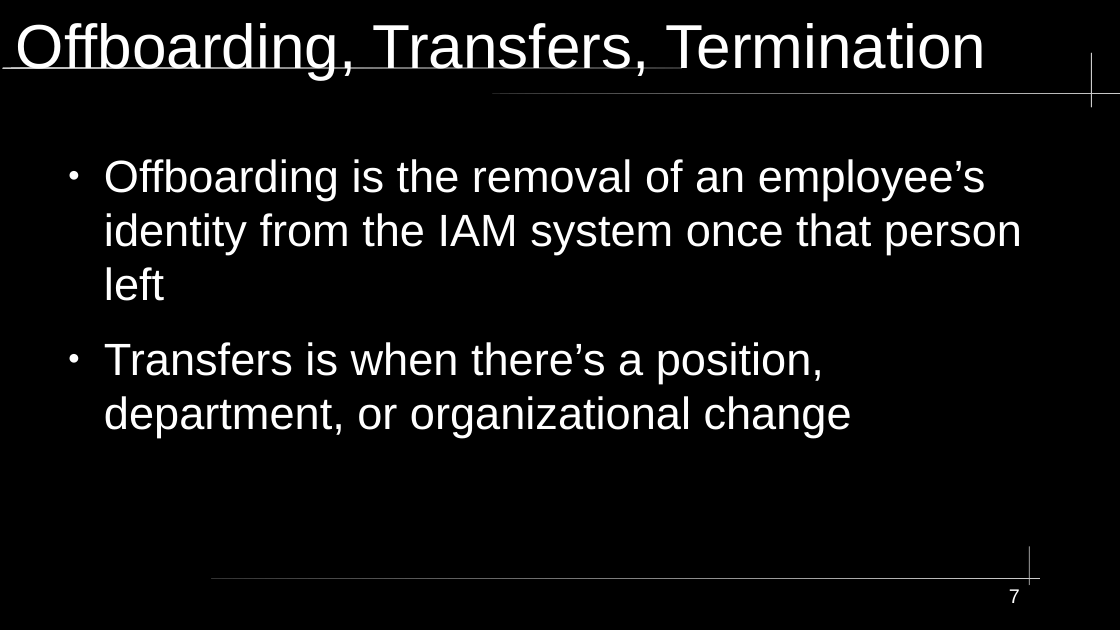
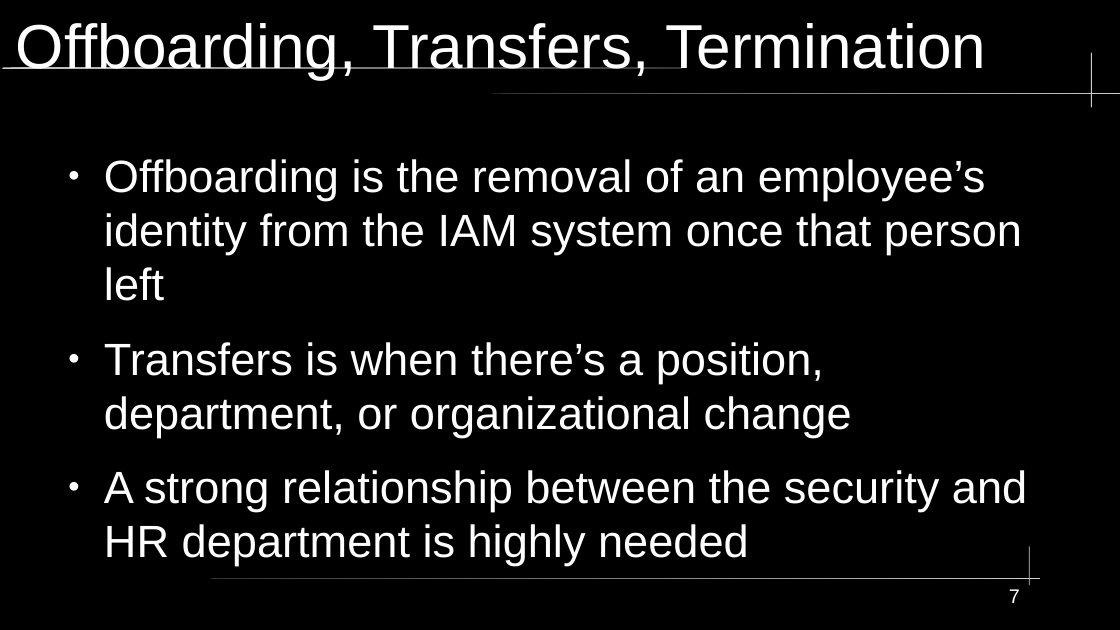
Before and after one commit to City-Colleges-of-Chicago-Cybersecurity/COMPSFI-214, a slide deck: slide 7 of 2026/Spring/powerpoints/Chapter-02-Personnel-Security-and-Risk-Management-Concepts.odp. Drawn at 1120x630 pixels with LibreOffice and Linux fonts; fonts in the diff are those of the drawing. Boxes give left, top, right and bottom in pixels: in the first picture for what was removed or moved away, otherwise in the second. Text is boxed around its words. In the diff, an @@ line names an element or a change of style, - is before the commit and + after.

```diff
--- a/2026/Spring/powerpoints/Chapter-02-Personnel-Security-and-Risk-Management-Concepts.odp
+++ b/2026/Spring/powerpoints/Chapter-02-Personnel-Security-and-Risk-Management-Concepts.odp
@@ text at (104,470,1027,566): paragraph added @@
+● A strong relationship between the security and HR department is highly needed
```
Also in this commit, not shown: 47 slides added.
